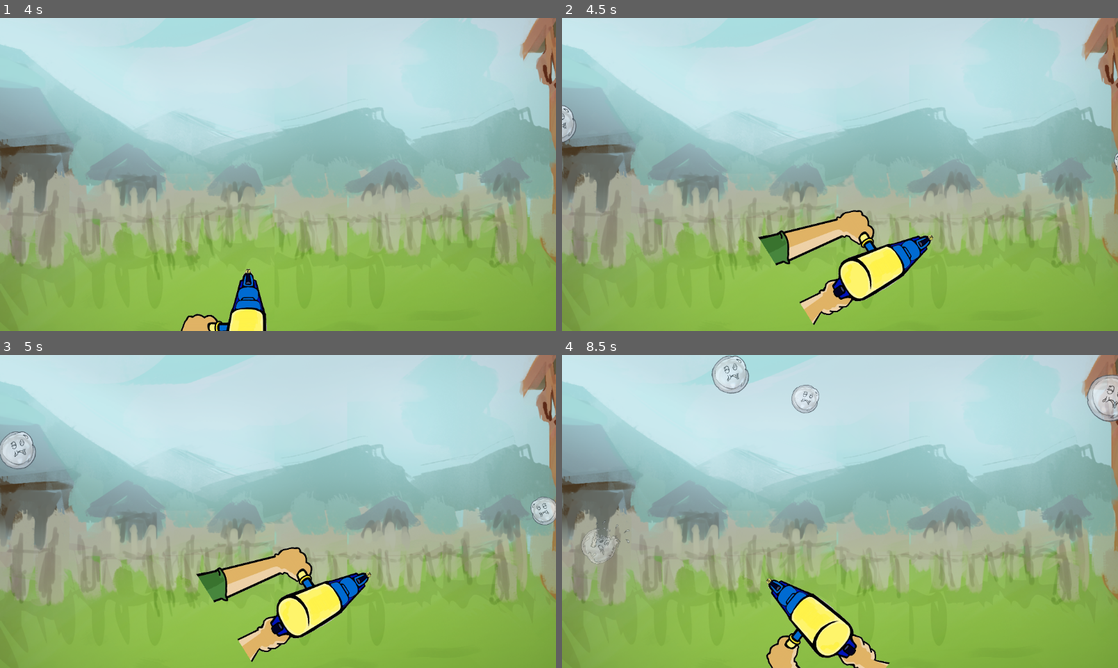
Above: before the commit, frames 1-4 (two rows, left to right).
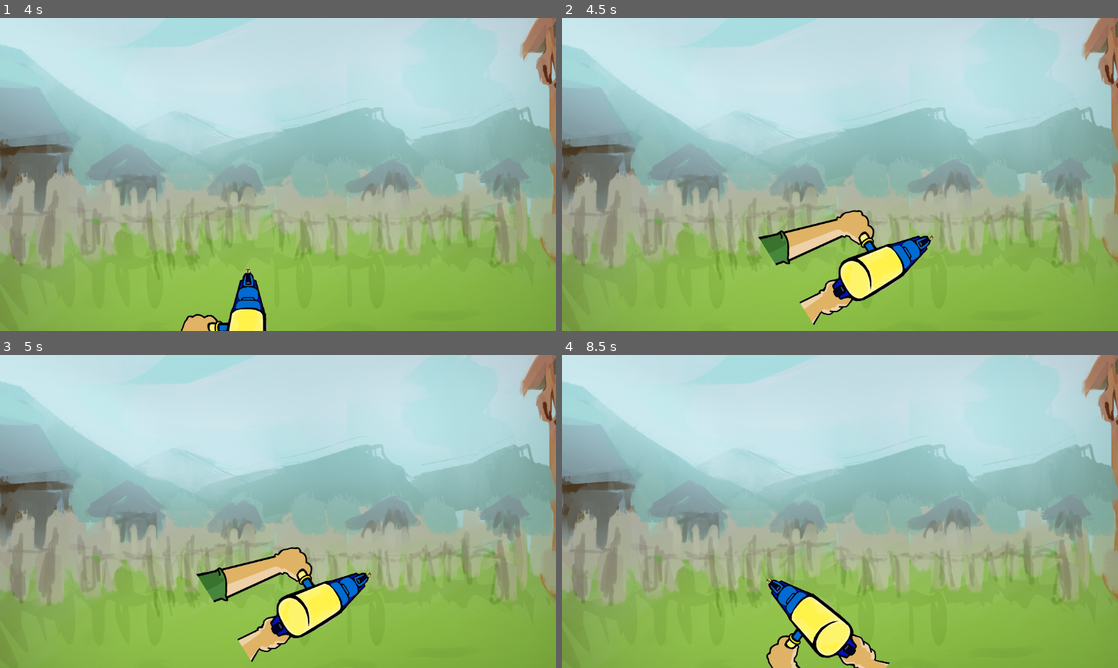
Above: after the commit, the same moments.

Repository: Rupuu/Plyok
Game: Godot game, scene res://scenes/main-menu.tscn
Same seed, same stepped clock (60 frames per second), same inputs: the game is played once before the commit and once after it.
Inputs (mouse positions are in pixels of both pictures, inside the frame that each line leads up to):
- Up to frame 1 (4 s): click "StartGame" at 0.5 s; move the mouse to (55, 155) at 1.27 s; click (55, 155) at 1.42 s; move the mouse to (444, 246) at 2.02 s; click (444, 246) at 2.17 s; move the mouse to (261, 183) at 2.77 s; click (261, 183) at 2.92 s; move the mouse to (250, 237) at 3.52 s; click (250, 237) at 3.67 s
- Up to frame 2 (4.5 s): tap Enter at 4.25 s; move the mouse to (1006, 221) at 4.27 s; click (1006, 221) at 4.42 s
- Up to frame 3 (5 s): no input
- Up to frame 4 (8.5 s): move the mouse to (1106, 511) at 5.02 s; click (1106, 511) at 5.17 s; move the mouse to (923, 364) at 5.77 s; click (923, 364) at 5.92 s; move the mouse to (756, 433) at 6.52 s; click (756, 433) at 6.67 s; move the mouse to (962, 495) at 7.27 s; click (962, 495) at 7.42 s; move the mouse to (584, 530) at 8.02 s; click (584, 530) at 8.17 s

Frame 1 is identical in both runs. In frame 2, 0.2% of the frame differs, in the area x 0-100%, y 27-50%; in frame 3, 0.9%; in frame 4, 1.7%, in the area x 3-100%, y 0-67%.

Commit message:
max num of enemies

Diff:
--- a/scenes/bubble.tscn
+++ b/scenes/bubble.tscn
@@ -105,7 +105,7 @@
 position = Vector2(3, 2)
 scale = Vector2(0.324, 0.324)
 sprite_frames = SubResource("SpriteFrames_t3gr1")
-animation = &"idle"
+animation = &"pop"
 autoplay = "idle"
 
 [node name="CollisionShape2D" type="CollisionShape2D" parent="."]
--- a/scripts/bubble.gd
+++ b/scripts/bubble.gd
@@ -9,7 +9,7 @@
 @onready var animation_player = $AnimatedSprite2D
 
 func _ready():
-		# Set random velocity for the bubble
+	# Set random velocity for the bubble
 	velocity = Vector2(choose([-20, 20, -40, 40]), choose([-20, 20, -40, 40])).normalized() * SPEED
 
 	# Rotate the bubble randomly
@@ -22,7 +22,7 @@
 func _physics_process(delta):
 	var collision = move_and_collide(velocity * delta)
 	if collision:
-		#!!!!😱!!!! add change in srpite direction here.
+		# Change direction based on collision
 		velocity = velocity.bounce(collision.get_normal())
 		if ray_cast_right.is_colliding():
 			animation_player.flip_h = true
@@ -37,8 +37,11 @@
 # Play the death animation and queue the node for removal
 func trigger_death():
 	animation_player.play("pop")
-	await animation_player.animation_finished # Wait for the animation to finish
-	queue_free() # Remove the bubble after the animation
+	# Wait for the animation to finish using a signal
+	animation_player.animation_finished.connect(_on_death_animation_finished)
+
+func _on_death_animation_finished():
+	queue_free()  # Remove the bubble after the animation
 
 func choose(array):
 	array.shuffle()
--- a/scripts/enemy_spawn_point.gd
+++ b/scripts/enemy_spawn_point.gd
@@ -9,6 +9,8 @@
 
 
 func _on_timer_timeout():
-	var enemy = enemy_scene.instantiate()
-	enemy.position = position
-	get_parent().add_child(enemy)
+	if get_child_count() < 12:
+		print(get_child_count())
+		var enemy = enemy_scene.instantiate()
+		enemy.position = position
+		add_child(enemy)
